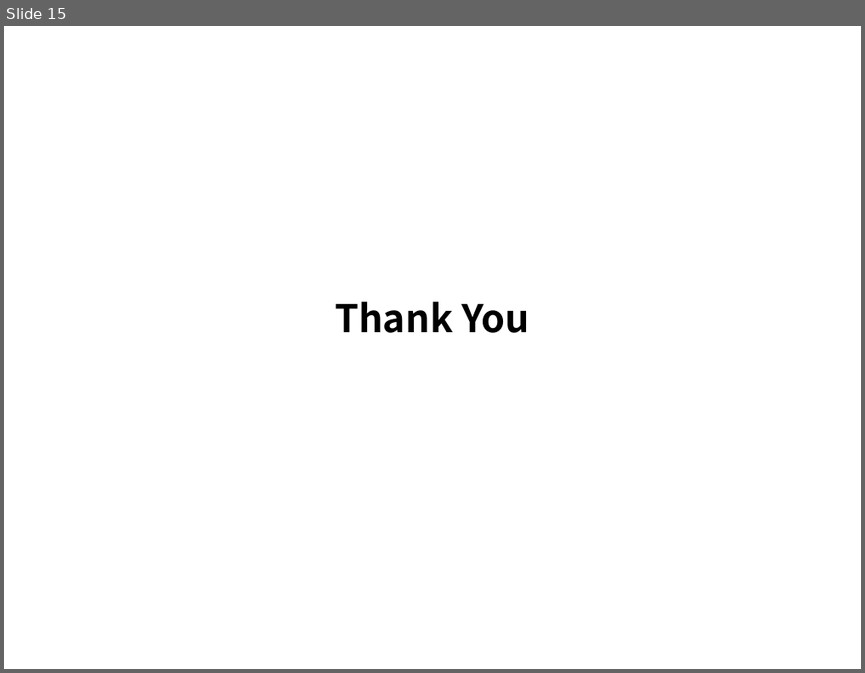
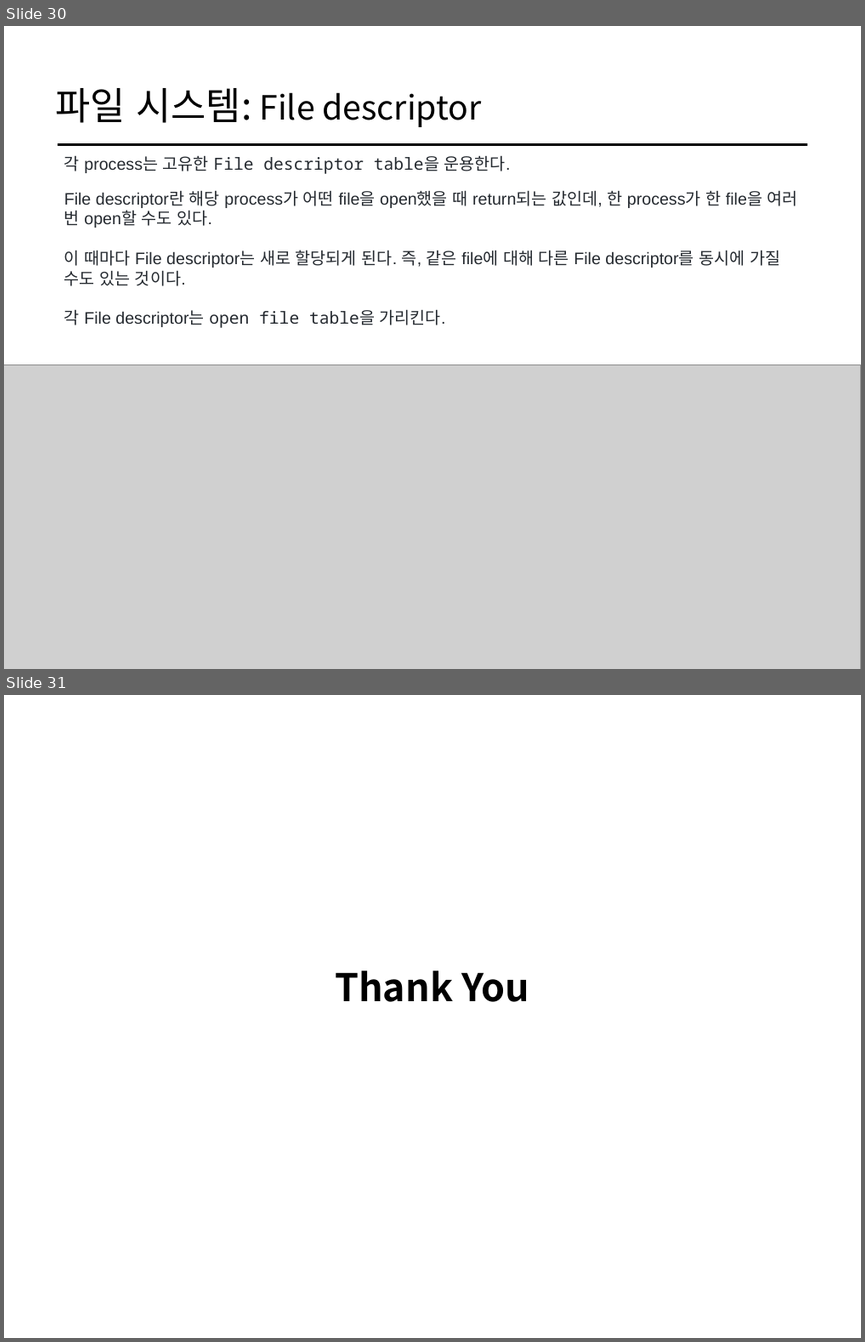
Before and after one commit to cs-study-org/cs-study, a slide deck: 05/yongki/DataStructure&FileSystem.pptx. Shown one above the other, each under a label of ours: slide 15 before the commit, slides 30 and 31 after it. The pictures are 865x673 and 865x1342 pixels, drawn with LibreOffice and Linux fonts; fonts in the diff are those of the drawing; grey boxes stand for pictures. Boxes give left, top, right and bottom in pixels: in the first picture for what was removed or moved away, otherwise in the second. Text is boxed around its words. In the diff, an @@ line names an element or a change of style, - is before the commit and + after.

```diff
--- a/05/yongki/DataStructure&FileSystem.pptx
+++ b/05/yongki/DataStructure&FileSystem.pptx
@@ slide 30 added at (4,26,861,669), background #FFFFFF @@
@@ title added at (55,88,482,127), 28 pt, text #000000 @@
+파일 시스템: File descriptor
@@ line added from (58, 145) to (806, 145), #000000 2 pt @@
@@ text added at (64,155,511,174), 14 pt, text #24292F @@
+각 process는 고유한 File descriptor table을 운용한다.
@@ text added at (64,190,798,286), 14 pt, text #24292F @@
+File descriptor란 해당 process가 어떤 file을 open했을 때 return되는 값인데, 한 process가 한 file을 여러 번 open할 수도 있다.
+이 때마다 File descriptor는 새로 할당되게 된다. 즉, 같은 file에 대해 다른 File descriptor를 동시에 가질 수도 있는 것이다.
@@ text added at (64,309,446,328), 14 pt, text #24292F @@
+각 File descriptor는 open file table을 가리킨다.
@@ picture added at (4,364,861,669) @@
@@ what was slide 15 is now slide 31 @@
```
Also in this commit, not shown: 10 slides changed, 15 other slides added.
